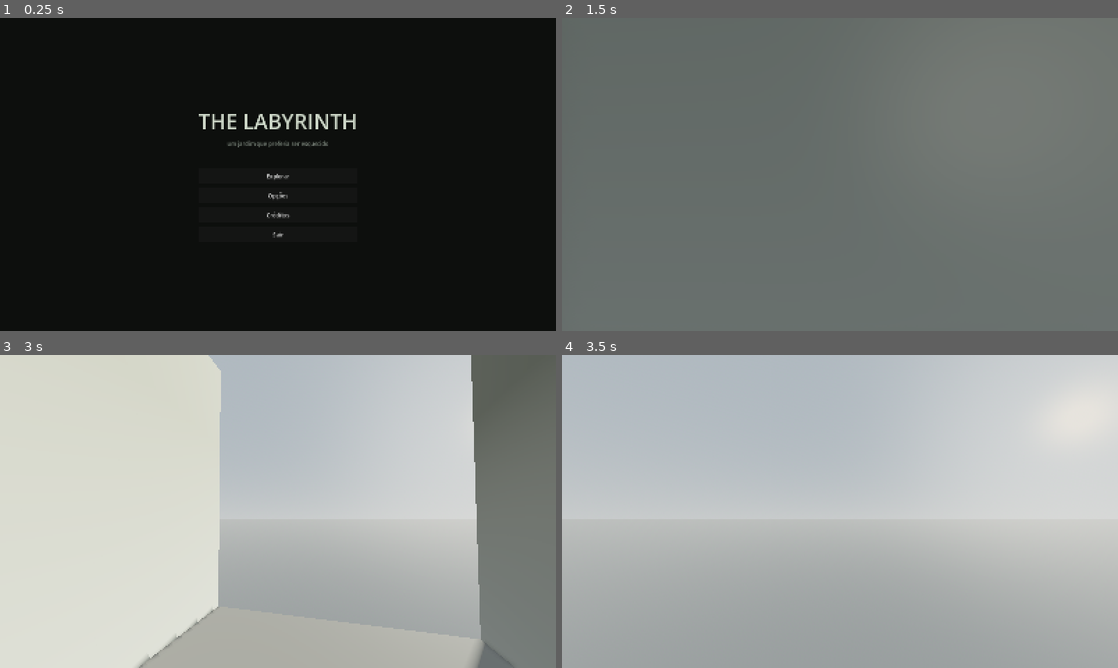
Above: before the commit, frames 1-4 (two rows, left to right).
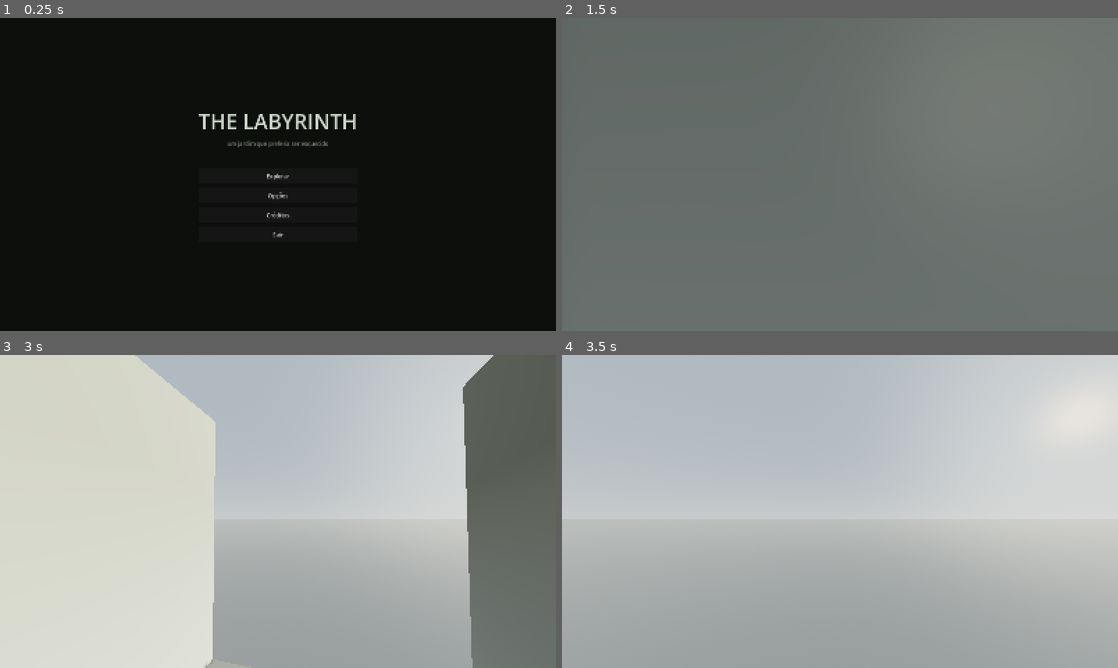
Above: after the commit, the same moments.

Repository: klauschatrny/dnd
Game: Godot game, scene res://cenas/menus/menu_inicial.tscn
Same seed, same stepped clock (60 frames per second), same inputs: the game is played once before the commit and once after it.
Inputs (mouse positions are in pixels of both pictures, inside the frame that each line leads up to):
- Up to frame 1 (0.25 s): no input
- Up to frame 2 (1.5 s): click "Explorar" at 0.5 s; tap Enter at 1.25 s; move the mouse to (834, 180) at 1.27 s; hold W (mover_frente) from 1.28 s (still down); hold Shift (correr) from 1.28 s (still down)
- Up to frame 3 (3 s): keep holding W (mover_frente); tap Space (pular) at 1.52, 2, 2.27 s; move the mouse to (316, 514) at 2.02 s; release Shift (correr) at 2.03 s; tap E (interagir) at 2.1 s; tap Enter at 2.75 s; move the mouse to (233, 508) at 2.77 s; tap N (noclip) at 2.85 s
- Up to frame 4 (3.5 s): keep holding W (mover_frente)

Frames 1-2 are identical in both runs. In frame 3, 5.2% of the frame differs, in the area x 24-89%, y 0-100%; in frame 4, nothing differs.

Commit message:
Fase 4: grafo de caminhos, mascara da grade, marcos e arcos
Implementa _montar_caminhos(): constroi a mascara 120x96 (spec 7.1) e
materializa a rede de alamedas.

- _construir_mascara(): VAZIO no anel perimetral (2 celulas), LANDMARK nas
  bboxes dos locais, ARTERIAL rasterizando o grafo (arestas CP/CS), os 12
  becos sem saida e os 7 atalhos. Restante fica SEBE (base do gerador).
  Histograma: vazio=815, arterial=2528, landmark=3052, sebe=5125.
- _render_pavimento(): MultiMesh (1 draw call) sobre as celulas ARTERIAL.
- _render_marcos(): 14 marcos de pedra nos cruzamentos-chave.
- _render_arcos(): 12 arcos de conexao (2 pilares + lintel) nas fronteiras
  de setor, com rotacao do JSON.
- Guarda _mascara para o gerador do labirinto (etapa seguinte).

Conferido em vista de topo: rede conectada (perimetral, Travessa do Sul,
radiais da Praca, Avenida Central, alamedas) batendo com o grafo da spec 6.

Co-Authored-By: Claude Opus 4.8 <noreply@anthropic.com>

Diff:
--- a/scripts/mundo/carregador_mapa.gd
+++ b/scripts/mundo/carregador_mapa.gd
@@ -14,6 +14,14 @@
 
 const CAMINHO_JSON := "res://recursos/labirinto/labirinto_map.json"
 
+# Valores da máscara da grade (spec §7.1).
+const M_VAZIO := 0     # muro perimetral / fora do playfield
+const M_SEBE := 1      # sebe (bloqueia)
+const M_CAMINHO := 2   # caminho livre gerado pelo labirinto
+const M_ARTERIAL := 3  # reservado pelo grafo (o gerador não toca)
+const M_LANDMARK := 4  # reservado por bounding box de landmark
+const M_PORTAL := 5    # abertura
+
 @export_group("Etapas de montagem")
 @export var montar_terreno_flag: bool = true
 @export var montar_muro_flag: bool = true
@@ -29,6 +37,8 @@
 
 # Dados do JSON, carregados em _ready.
 var dados: Dictionary = {}
+# Máscara da grade (120×96), índice = cz * GRADE_L + cx. Preenchida em _montar_caminhos.
+var _mascara: PackedByteArray = PackedByteArray()
 
 
 func _ready() -> void:
@@ -418,7 +428,146 @@
 
 
 func _montar_caminhos() -> void:
-	pass
+	_construir_mascara()
+	_render_pavimento()
+	_render_marcos()
+	_render_arcos()
+
+
+func _idx(cx: int, cz: int) -> int:
+	return cz * UtilidadesGrade.GRADE_L + cx
+
+
+## Constrói a máscara da grade: VAZIO (muro), LANDMARK (bboxes) e ARTERIAL
+## (grafo de caminhos + becos + atalhos). O restante fica SEBE, para o gerador.
+func _construir_mascara() -> void:
+	_mascara = PackedByteArray()
+	_mascara.resize(UtilidadesGrade.GRADE_L * UtilidadesGrade.GRADE_A)
+	_mascara.fill(M_SEBE)
+
+	# Anel perimetral (2 células) → VAZIO.
+	for cz in UtilidadesGrade.GRADE_A:
+		for cx in UtilidadesGrade.GRADE_L:
+			if cx < 2 or cx > UtilidadesGrade.GRADE_L - 3 or cz < 2 or cz > UtilidadesGrade.GRADE_A - 3:
+				_mascara[_idx(cx, cz)] = M_VAZIO
+
+	# Landmarks → LANDMARK (reservado).
+	for lm_v in dados.get("landmarks", []):
+		var lm: Dictionary = lm_v
+		var bb: Dictionary = lm.get("bbox_cells", {})
+		if not bb.has("cx"):
+			continue
+		var xr: Array = bb["cx"]
+		var zr: Array = bb["cz"]
+		for cz in range(int(zr[0]), int(zr[1]) + 1):
+			for cx in range(int(xr[0]), int(xr[1]) + 1):
+				if UtilidadesGrade.celula_valida(cx, cz):
+					_mascara[_idx(cx, cz)] = M_LANDMARK
+
+	# Grafo de caminhos (arestas) → ARTERIAL.
+	for e_v in dados.get("edges", []):
+		var e: Dictionary = e_v
+		_marcar_polilinha(e.get("polyline", []), float(e.get("width", 4.0)), M_ARTERIAL)
+	# Becos sem saída → ARTERIAL.
+	for bc_v in dados.get("dead_ends", []):
+		var bc: Dictionary = bc_v
+		_marcar_polilinha(_polilinha_beco(bc), 2.0, M_ARTERIAL)
+	# Atalhos → ARTERIAL (reservados; arte da sebe rala vem depois).
+	for at_v in dados.get("shortcuts", []):
+		var at: Dictionary = at_v
+		_marcar_polilinha(at.get("polyline", []), float(at.get("width", 2.0)), M_ARTERIAL)
+
+
+## Constrói a polilinha de um beco a partir de entry + dir + depth.
+func _polilinha_beco(bc: Dictionary) -> Array:
+	var ent: Array = bc.get("entry", [0, 0])
+	var prof: float = float(bc.get("depth", 8.0))
+	var d := Vector2.ZERO
+	match bc.get("dir", "N"):
+		"N": d = Vector2(0, -1)
+		"S": d = Vector2(0, 1)
+		"E": d = Vector2(1, 0)
+		"W": d = Vector2(-1, 0)
+	var p0 := Vector2(float(ent[0]), float(ent[1]))
+	var p1 := p0 + d * prof
+	return [[p0.x, p0.y], [p1.x, p1.y]]
+
+
+## Marca na máscara todas as células a ≤ largura/2 da polilinha (só sobre SEBE).
+func _marcar_polilinha(pts: Array, largura_m: float, valor: int) -> void:
+	if pts.size() < 2:
+		return
+	var r := largura_m * 0.5 + 0.3
+	for i in range(pts.size() - 1):
+		var a := Vector2(float(pts[i][0]), float(pts[i][1]))
+		var b := Vector2(float(pts[i + 1][0]), float(pts[i + 1][1]))
+		var comp := a.distance_to(b)
+		var passos := int(ceil(comp / 0.5)) + 1
+		for s in passos:
+			var p := a.lerp(b, float(s) / float(maxi(passos - 1, 1)))
+			var cx0 := int(floor((p.x - r) / UtilidadesGrade.CELULA))
+			var cx1 := int(floor((p.x + r) / UtilidadesGrade.CELULA))
+			var cz0 := int(floor((p.y - r) / UtilidadesGrade.CELULA))
+			var cz1 := int(floor((p.y + r) / UtilidadesGrade.CELULA))
+			for cz in range(cz0, cz1 + 1):
+				for cx in range(cx0, cx1 + 1):
+					if UtilidadesGrade.celula_valida(cx, cz) and _mascara[_idx(cx, cz)] == M_SEBE:
+						_mascara[_idx(cx, cz)] = valor
+
+
+## Pavimento (MultiMesh, só visual) sobre as células ARTERIAL/CAMINHO.
+func _render_pavimento() -> void:
+	var celulas: Array = []
+	for cz in UtilidadesGrade.GRADE_A:
+		for cx in UtilidadesGrade.GRADE_L:
+			var v := _mascara[_idx(cx, cz)]
+			if v == M_ARTERIAL or v == M_CAMINHO:
+				celulas.append(Vector2i(cx, cz))
+	if celulas.is_empty():
+		return
+	var malha := BoxMesh.new()
+	malha.size = Vector3(UtilidadesGrade.CELULA, 0.06, UtilidadesGrade.CELULA)
+	if material_pavimento:
+		malha.material = material_pavimento
+	var mm := MultiMesh.new()
+	mm.transform_format = MultiMesh.TRANSFORM_3D
+	mm.mesh = malha
+	mm.instance_count = celulas.size()
+	for i in celulas.size():
+		var c: Vector2i = celulas[i]
+		var p := UtilidadesGrade.celula_para_centro(c.x, c.y)
+		mm.set_instance_transform(i, Transform3D(Basis(), Vector3(p.x, 0.03, p.z)))
+	var mmi := MultiMeshInstance3D.new()
+	mmi.name = "Pavimento"
+	mmi.multimesh = mm
+	add_child(mmi)
+
+
+## Marcos de pedra (PR_MARKER) nos cruzamentos-chave (ancoragem cognitiva).
+func _render_marcos() -> void:
+	var raiz := Node3D.new()
+	raiz.name = "Marcos"
+	add_child(raiz)
+	for m_v in dados.get("markers", []):
+		var m: Array = m_v
+		_cilindro_solido(raiz, "Marco", 0.4, 2.2, Vector3(float(m[0]), 0.0, float(m[1])), material_pedra)
+
+
+## Arcos de conexão entre setores (2 pilares + lintel), nas fronteiras das alamedas.
+func _render_arcos() -> void:
+	var raiz := Node3D.new()
+	raiz.name = "Arcos"
+	add_child(raiz)
+	for a_v in dados.get("arches", []):
+		var a: Dictionary = a_v
+		var pos: Array = a.get("pos", [0, 0])
+		var arco := Node3D.new()
+		arco.position = Vector3(float(pos[0]), 0.0, float(pos[1]))
+		arco.rotation.y = deg_to_rad(float(a.get("rot_y", 0)))
+		raiz.add_child(arco)
+		_caixa_solida(arco, "PilarO", Vector3(0.6, 5.0, 0.6), Vector3(-3.0, 2.5, 0.0), material_pedra)
+		_caixa_solida(arco, "PilarL", Vector3(0.6, 5.0, 0.6), Vector3(3.0, 2.5, 0.0), material_pedra)
+		_caixa_solida(arco, "Lintel", Vector3(6.6, 0.6, 0.6), Vector3(0.0, 4.7, 0.0), material_pedra)
 
 
 func _montar_labirinto() -> void:
